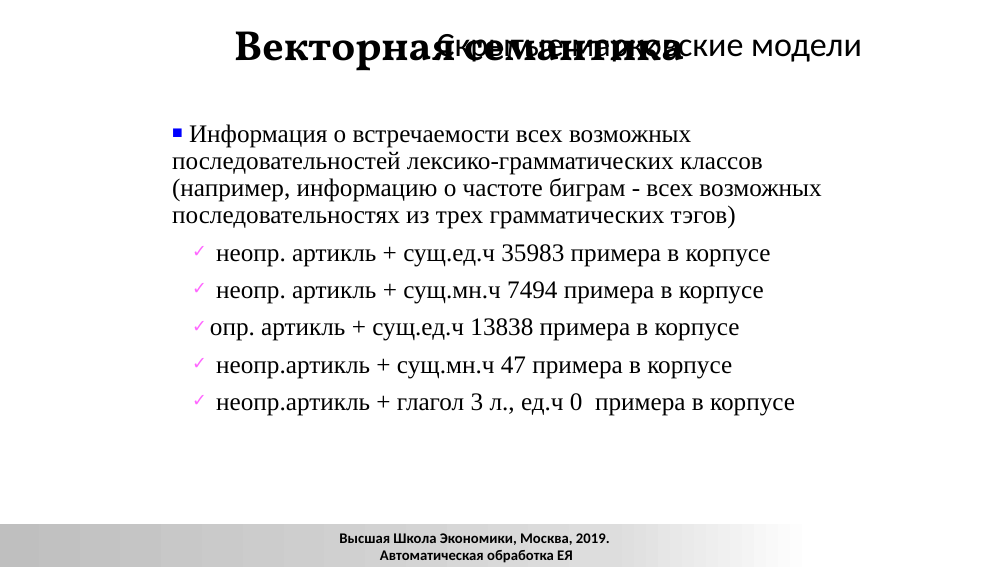
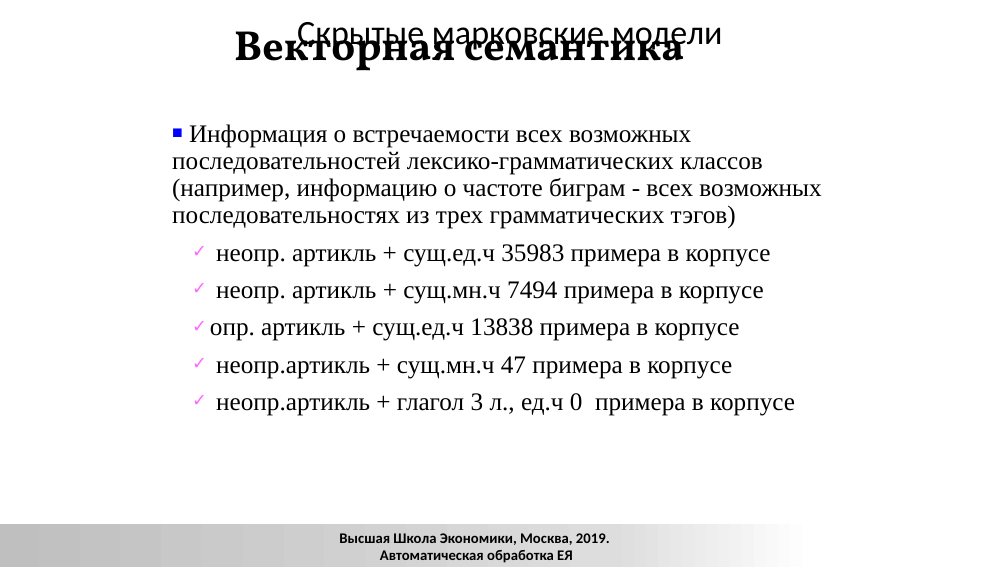
Before and after one commit to xngoli/nlp2019, a slide deck: slide 79 of lectures/2019_CL1_L_disambiguation.pptx (slide 69 before the commit). Drawn at 1008x567 pixels with LibreOffice and Linux fonts; fonts in the diff are those of the drawing; background and template pictures are left out. Boxes give left, top, right and bottom in pixels: in the first picture for what was removed or moved away, otherwise in the second. Text is boxed around its words. In the diff, an @@ line names an element or a change of style, - is before the commit and + after.

```diff
--- a/lectures/2019_CL1_L_disambiguation.pptx
+++ b/lectures/2019_CL1_L_disambiguation.pptx
@@ title "Скрытые марковские модели" rewrapped from bbox=[571, 39, 862, 62] to bbox=[297, 22, 723, 54] @@
```
Also in this commit, not shown: 16 other slides changed, 10 slides added, 3 slides removed, 2 other files.
